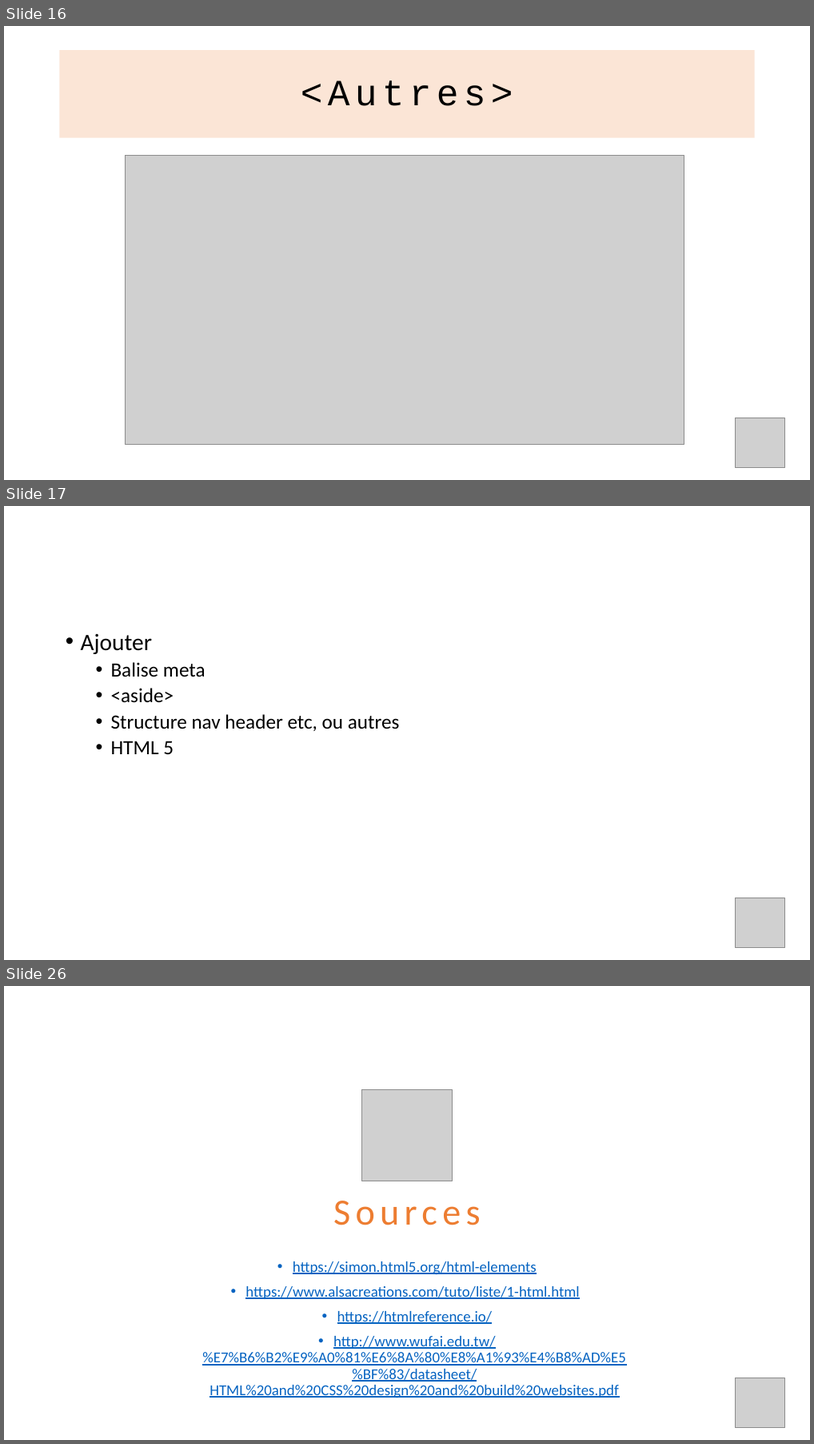
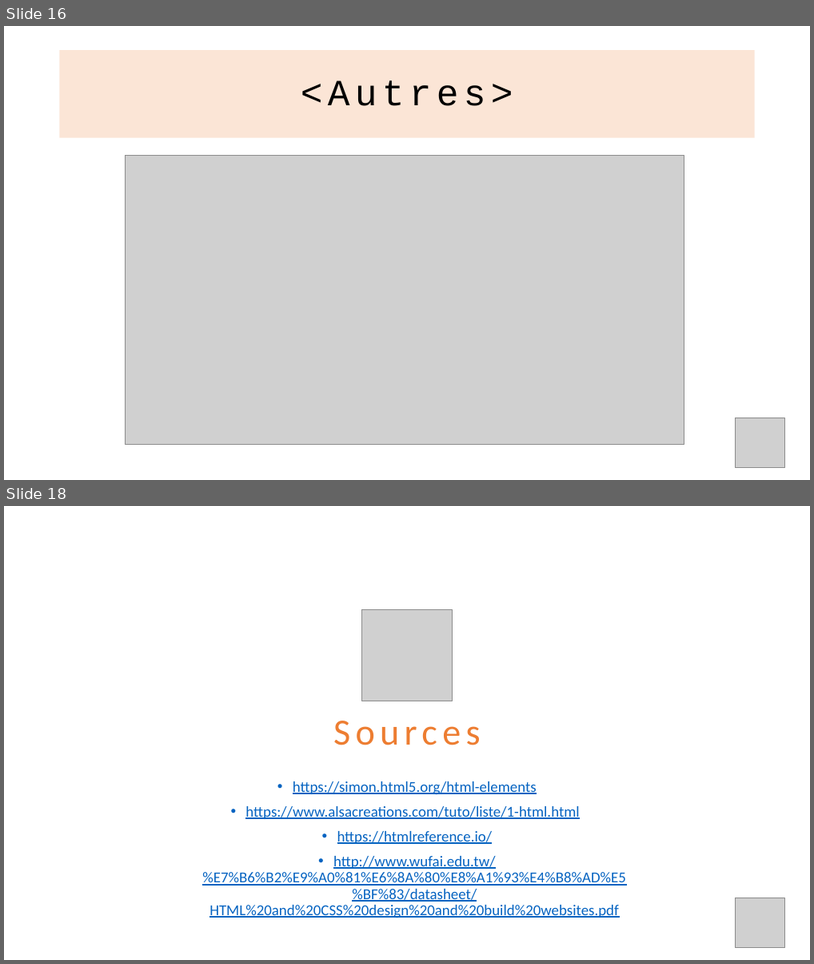
Before and after one commit to CharlotteTusset/Workshop-HTML, a slide deck: Matériel/Workshop - HTML.pptx. Shown one above the other, each under a label of ours: slides 16, 17 and 26 before the commit, slides 16 and 18 after it; the slides between them are not shown. The pictures are 814x1444 and 814x964 pixels, drawn with LibreOffice and Linux fonts; fonts in the diff are those of the drawing; grey boxes stand for pictures. Boxes give left, top, right and bottom in pixels: in the first picture for what was removed or moved away, otherwise in the second. Text is boxed around its words. In the diff, an @@ line names an element or a change of style, - is before the commit and + after.

```diff
--- a/Matériel/Workshop - HTML.pptx
+++ b/Matériel/Workshop - HTML.pptx
@@ slide 17 removed at (x1=4, y1=506, x2=810, y2=960), background #FFFFFF @@
@@ text removed at (x1=81, y1=634, x2=400, y2=754) @@
-• Ajouter
-  • Balise meta
-  • <aside>
-  • Structure nav header etc, ou autres
-  • HTML 5
@@ picture removed at (x1=735, y1=897, x2=785, y2=947) @@
@@ what was slide 26 is now slide 18 @@
```
Also in this commit, not shown: 6 slides changed, 7 other slides removed, 3 other files.
